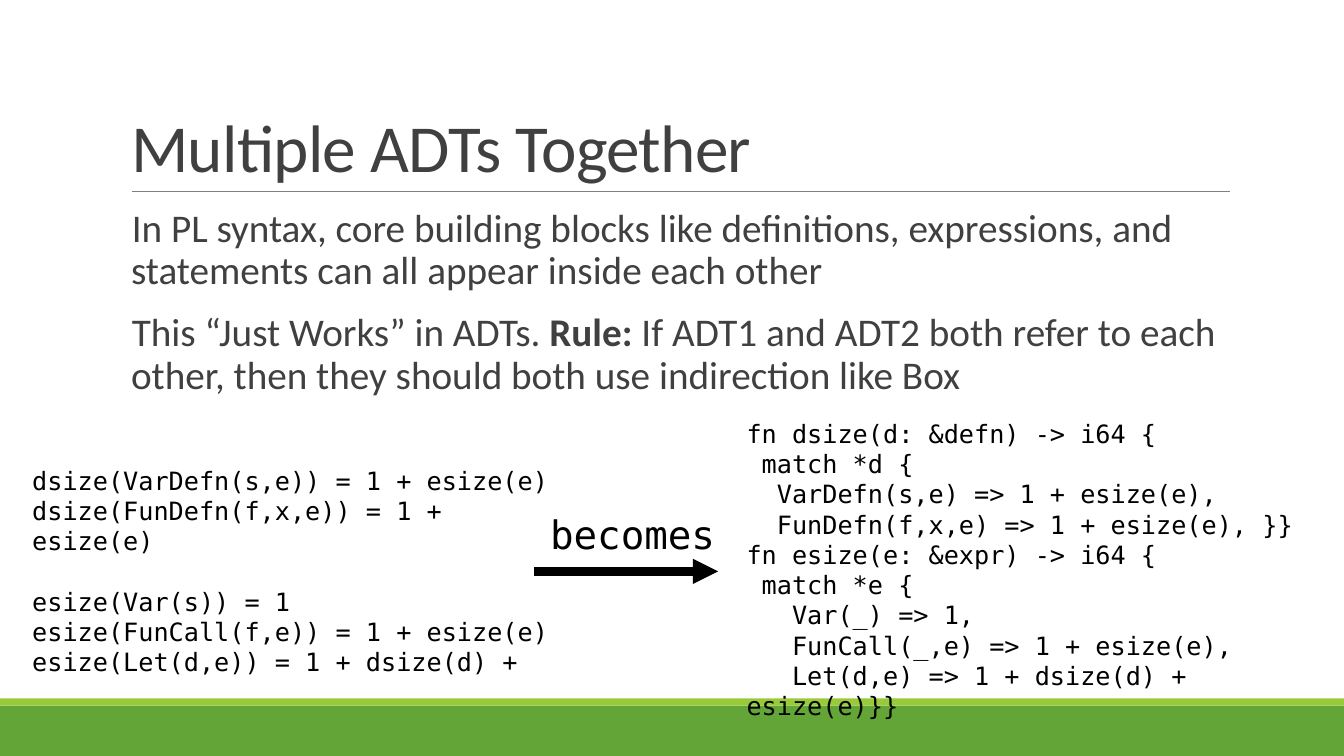
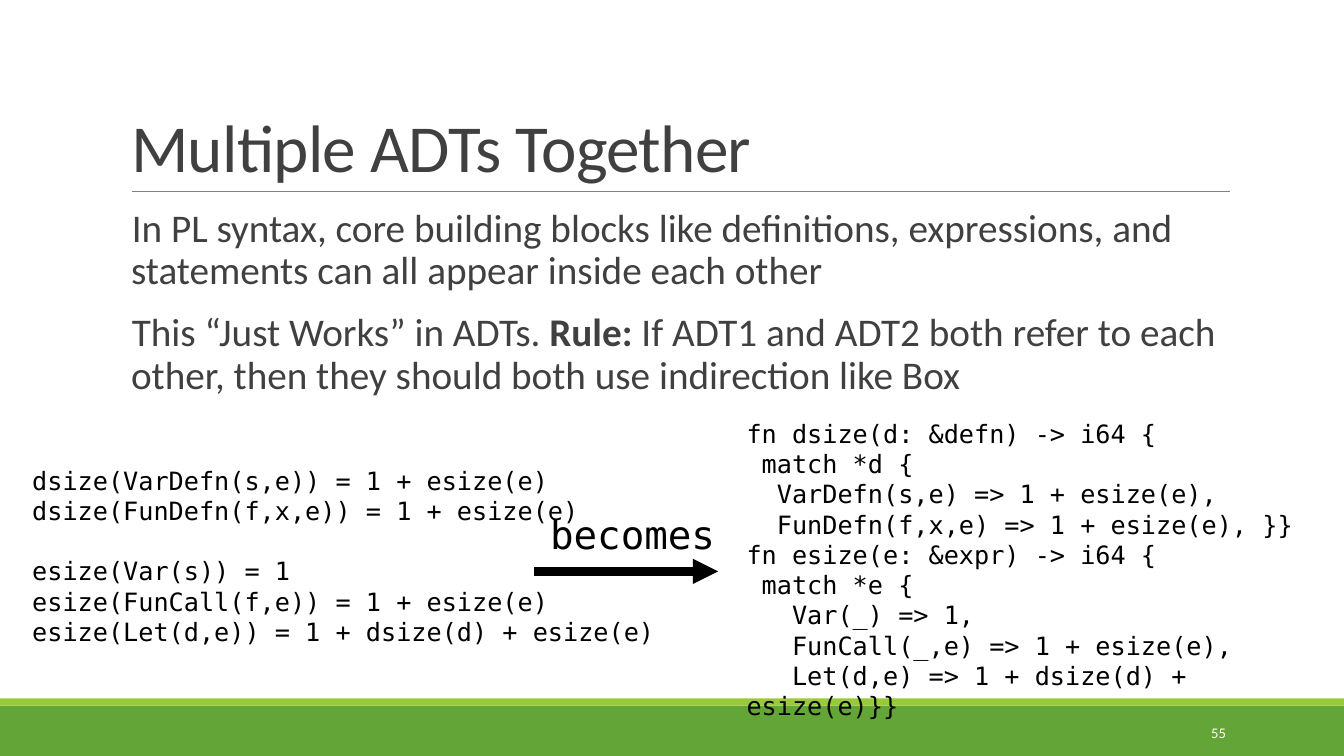
Before and after one commit to rbohrer/pl-course, a slide deck: slide 55 of LectureSlides/04ASTPEG.pptx. Drawn at 1344x756 pixels with LibreOffice and Linux fonts; fonts in the diff are those of the drawing. Boxes give left, top, right and bottom in pixels: in the first picture for what was removed or moved away, otherwise in the second. Text is boxed around its words. In the diff, an @@ line names an element or a change of style, - is before the commit and + after.

```diff
--- a/LectureSlides/04ASTPEG.pptx
+++ b/LectureSlides/04ASTPEG.pptx
@@ text at (x1=32, y1=471, x2=654, y2=645): text changed @@
-dsize(VarDefn(s,e)) = 1 + esize(e)
-dsize(FunDefn(f,x,e)) = 1 + esize(e)
-esize(Var(s)) = 1
-esize(FunCall(f,e)) = 1 + esize(e)
-esize(Let(d,e)) = 1 + dsize(d) +
+dsize(VarDefn(s,e)) = 1 + esize(e)
+dsize(FunDefn(f,x,e)) = 1 + esize(e)
+esize(Var(s)) = 1
+esize(FunCall(f,e)) = 1 + esize(e)
+esize(Let(d,e)) = 1 + dsize(d) + esize(e)
@@ page number added at (x1=1211, y1=728, x2=1226, y2=738), 10.5 pt, text #FFFFFF @@
+55
```
Also in this commit, not shown: 54 other slides changed.
